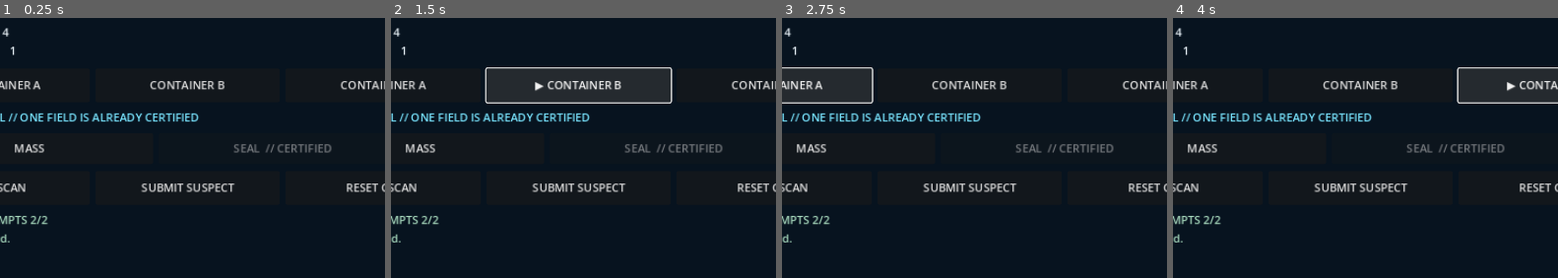
Above: before the commit, frames 1-4 (left to right).
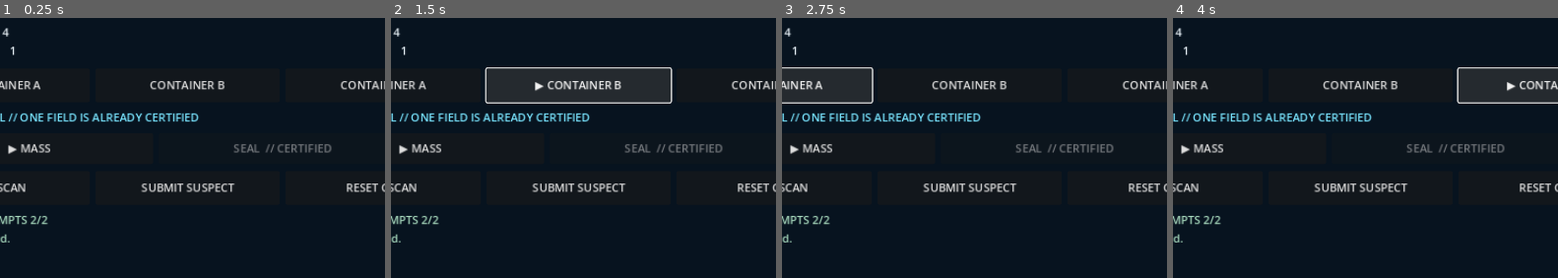
Above: after the commit, the same moments.

Repository: qaqp980520-prog/2126-Survival
Game: Godot game, scene res://main.tscn
Same seed, same stepped clock (60 frames per second), same inputs: the game is played once before the commit and once after it.
Inputs:
- Up to frame 1 (0.25 s): no input
- Up to frame 2 (1.5 s): click "▶ CONTAINER A" at 0.5 s; click "CONTAINER B" at 1.25 s
- Up to frame 3 (2.75 s): click "CONTAINER A" at 2 s
- Up to frame 4 (4 s): click "CONTAINER C" at 2.75 s; click "▶ CONTAINER C" at 3.5 s
The pictures show only the part of the screen within x 13-63%, y 33-83%; the shares and areas given below are measured in that part.

The runs differ from the first frame. In frame 1, 0.2% of the frame differs, in the area x 2-14%, y 48-53%; in frame 2, 0.2%; in frame 3, 0.2%; in frame 4, 0.2%.

Commit message:
Show the selected inspection field in the Cargo Audit HUD

Diff:
--- a/daily_games/KROLL_Cargo_Audit/main.gd
+++ b/daily_games/KROLL_Cargo_Audit/main.gd
@@ -238,7 +238,7 @@
 		container_buttons[index].disabled = str(state.get("status", "")) != "investigating"
 	for field in Rules.FIELDS:
 		var button: Button = field_buttons[field]
-		button.text = field.to_upper() + ("  // CERTIFIED" if field == certified_field else "")
+		button.text = ("▶ " if selected_field == field else "") + field.to_upper() + ("  // CERTIFIED" if field == certified_field else "")
 		button.disabled = field == certified_field or str(state.get("status", "")) != "investigating"
 	var scan_button: Button = touch_buttons["scan"] as Button
 	scan_button.disabled = str(state.get("status", "")) != "investigating" or int(state.get("scans_left", 0)) <= 0 or selected_field == certified_field
